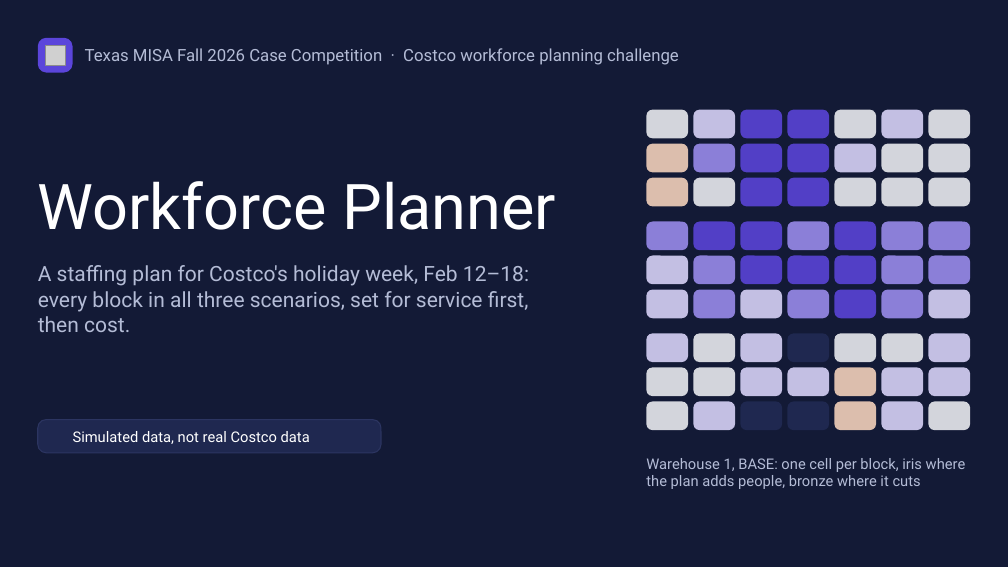
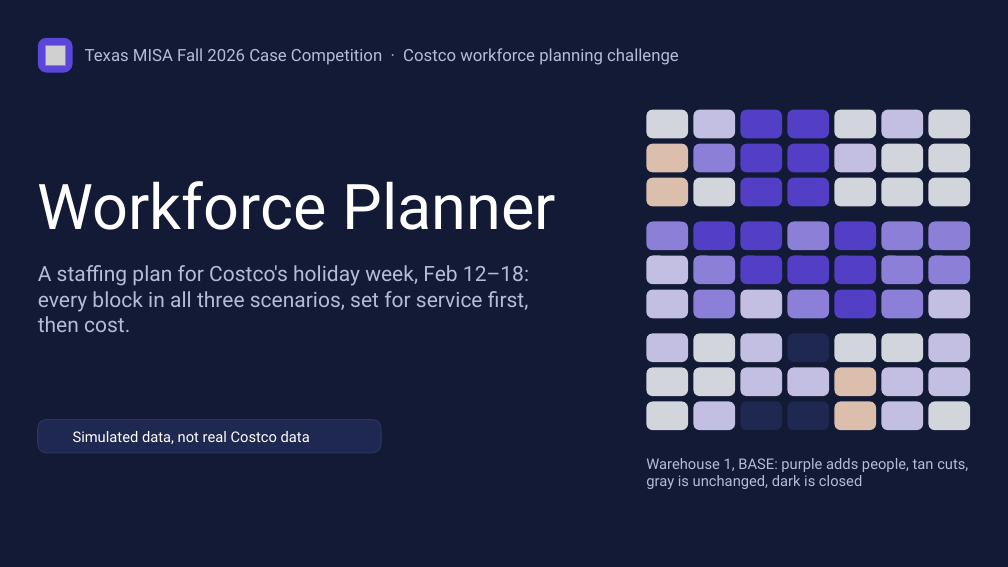
Before and after one commit to cgonztx-gif/misa-workforce-planner, a slide deck: slide 1 of deliverables/Costco_Workforce_Presentation.pptx. Drawn at 1008x567 pixels with LibreOffice and Linux fonts; fonts in the diff are those of the drawing; grey boxes stand for pictures; background and template pictures are left out. Boxes give left, top, right and bottom in pixels: in the first picture for what was removed or moved away, otherwise in the second. Text is boxed around its words. In the diff, an @@ line names an element or a change of style, - is before the commit and + after.

```diff
--- a/deliverables/Costco_Workforce_Presentation.pptx
+++ b/deliverables/Costco_Workforce_Presentation.pptx
@@ text at [646,458,968,489]: text changed @@
-Warehouse 1, BASE: one cell per block, iris where the plan adds people, bronze where it cuts
+Warehouse 1, BASE: purple adds people, tan cuts, gray is unchanged, dark is closed
```
Also in this commit, not shown: 15 other slides changed, 35 other files.
